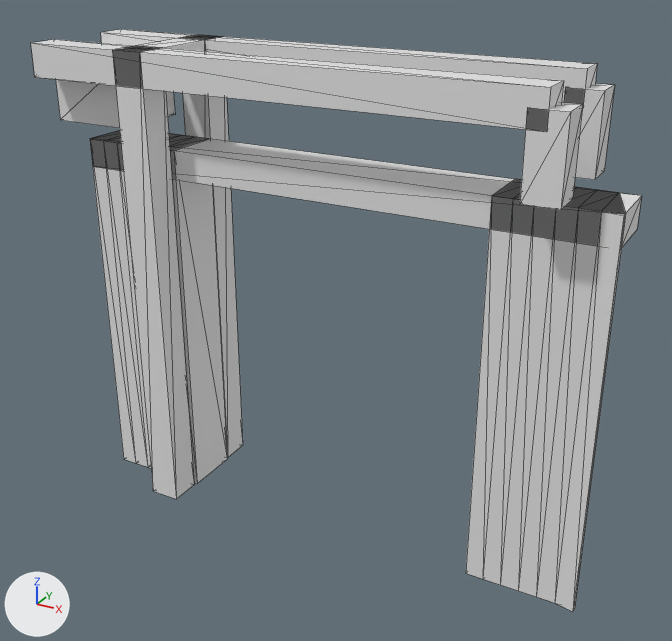
What one commit did to the glTF model models/tricht/tricht-brug-fa45424f/tricht-brug-fa45424f.glb.
One viewpoint serves both versions: a 50 mm lens placed at (11.37, -20.62, 6.61), pointed at (0.02, 0.03, -3.72). Arrows for +X, +Y and +Z are at lower left; the lights stay in place. The picture after the commit comes second. Mesh edges are drawn as thin lines.

In view in the first picture: 'building:balans', 'building:balans 2', 'building:contragewicht', 'building:hamei', 'building:hamei 2', 'building:hangstang', 'building:hangstang 2', 'building:portaal', 'road:dek', 'road:landhoofd (aangenomen)', 'road:landhoofd (aangenomen) 2'.
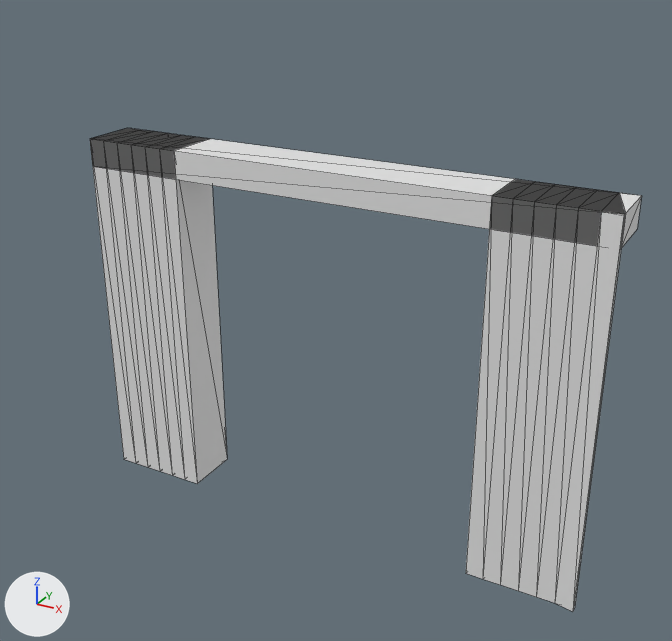
Changed parts and their boxes [x1, y1, x2, y2] in the pictures (672 x 641 px):
'building:balans 2', deleted: before [31, 39, 564, 132]
'building:hamei 2', deleted: before [113, 46, 194, 499]
'building:balans', deleted: before [101, 29, 597, 109]
'building:hamei', deleted: before [182, 35, 243, 457]
'building:hangstang 2', deleted: before [520, 102, 583, 210]
'building:hangstang', deleted: before [565, 83, 615, 180]
'building:contragewicht', deleted: before [56, 79, 175, 128]
'building:portaal', deleted: before [127, 37, 214, 52]

What changed in the scene script:
```text
Remove ob_building_hamei:
    ob_building_hamei = bpy.data.objects.new('building:hamei', me_hamei)
    ob_building_hamei.location = (0.0, 0.0, 0.0)
Remove ob_building_hamei_2:
    ob_building_hamei_2 = bpy.data.objects.new('building:hamei 2', me_hamei_2)
    ob_building_hamei_2.location = (0.0, 0.0, 0.0)
Remove ob_building_portaal:
    ob_building_portaal = bpy.data.objects.new('building:portaal', me_portaal)
    ob_building_portaal.location = (0.0, 0.0, 0.0)
Remove ob_building_balans:
    ob_building_balans = bpy.data.objects.new('building:balans', me_balans)
    ob_building_balans.location = (0.0, 0.0, 0.0)
Remove ob_building_hangstang:
    ob_building_hangstang = bpy.data.objects.new('building:hangstang', me_hangstang)
    ob_building_hangstang.location = (0.0, 0.0, 0.0)
Remove ob_building_balans_2:
    ob_building_balans_2 = bpy.data.objects.new('building:balans 2', me_balans_2)
    ob_building_balans_2.location = (0.0, 0.0, 0.0)
Remove ob_building_hangstang_2:
    ob_building_hangstang_2 = bpy.data.objects.new('building:hangstang 2', me_hangstang_2)
    ob_building_hangstang_2.location = (0.0, 0.0, 0.0)
Remove ob_building_contragewicht:
    ob_building_contragewicht = bpy.data.objects.new('building:contragewicht', me_contragewicht)
    ob_building_contragewicht.location = (0.0, 0.0, 0.0)
```
